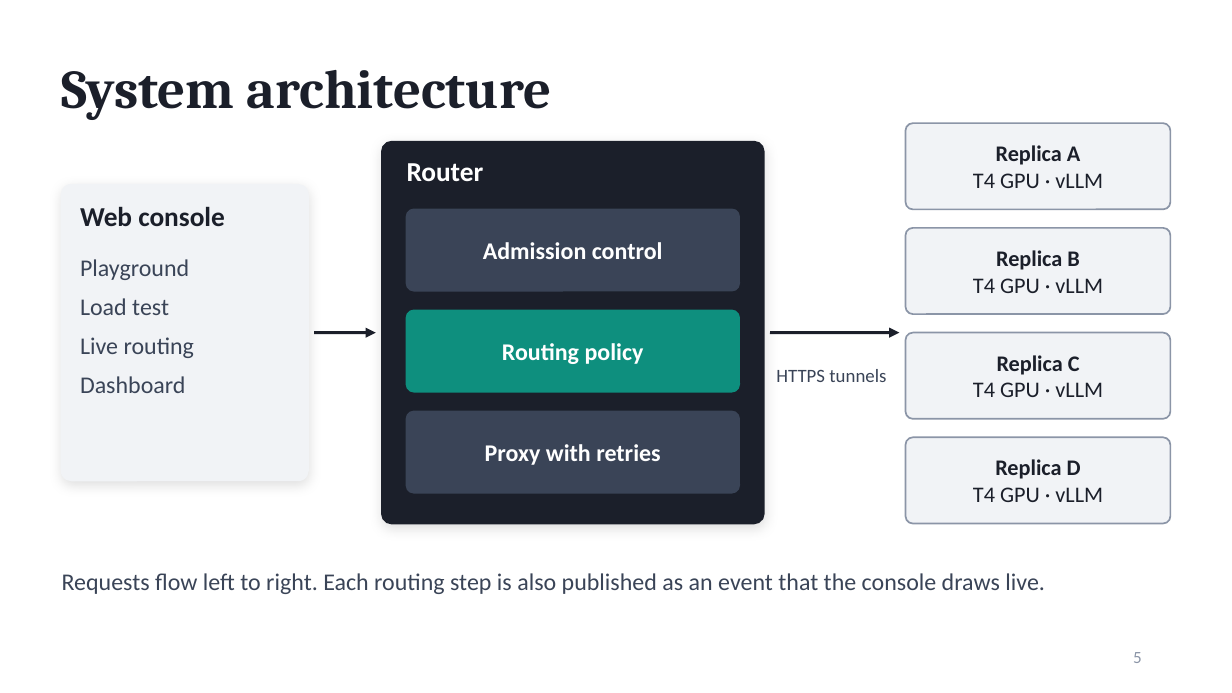
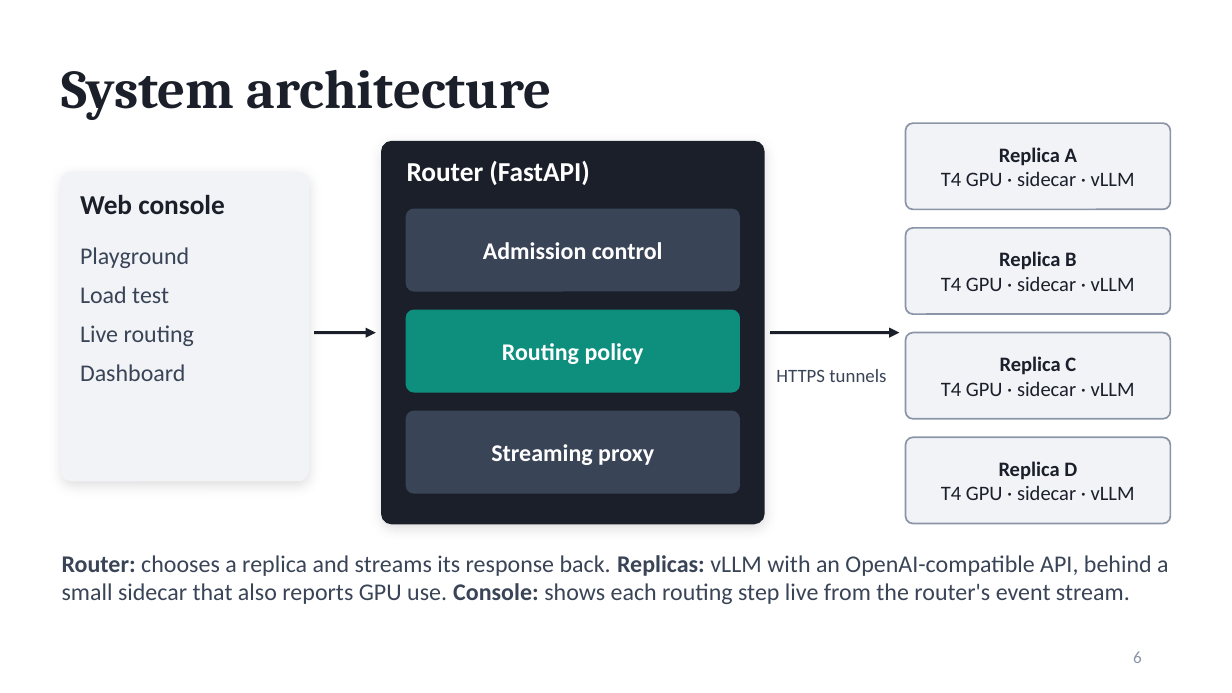
Before and after one commit to Akshataram/distrouter, a slide deck: slide 6 of docs/presentation/SwiftServe_Presentation.pptx (slide 5 before the commit). Drawn at 1232x693 pixels with LibreOffice and Linux fonts; fonts in the diff are those of the drawing. Boxes give left, top, right and bottom in pixels: in the first picture for what was removed or moved away, otherwise in the second. Text is boxed around its words. In the diff, an @@ line names an element or a change of style, - is before the commit and + after.

```diff
--- a/docs/presentation/SwiftServe_Presentation.pptx
+++ b/docs/presentation/SwiftServe_Presentation.pptx
@@ text at [999, 147, 1077, 166]: size 13 to 12 pt in "Replica A" @@
@@ rounded rectangle: place and size @@
-rounded rectangle at [62, 185, 308, 480]
+rounded rectangle at [62, 172, 308, 480]
@@ text at [407, 161, 590, 185]: text changed @@
-Router
+Router (FastAPI)
@@ text at [941, 171, 1135, 186]: text changed; size 13 to 12 pt @@
-T4 GPU · vLLM
+T4 GPU · sidecar · vLLM
@@ text "Web console": place and size @@
-text "Web console" at [80, 206, 225, 226]
+text "Web console" at [80, 194, 225, 214]
@@ text "Playground": place and size @@
-text "Playground" at [80, 259, 194, 393]
+text "Playground" at [80, 247, 194, 381]
@@ text at [999, 251, 1076, 270]: size 13 to 12 pt in "Replica B" @@
@@ text at [941, 276, 1135, 291]: text changed; size 13 to 12 pt @@
-T4 GPU · vLLM
+T4 GPU · sidecar · vLLM
@@ text at [1000, 356, 1076, 375]: size 13 to 12 pt in "Replica C" @@
@@ text at [941, 381, 1135, 396]: text changed; size 13 to 12 pt @@
-T4 GPU · vLLM
+T4 GPU · sidecar · vLLM
@@ text at [491, 444, 654, 465]: text changed @@
-Proxy with retries
+Streaming proxy
@@ text at [999, 461, 1077, 480]: size 13 to 12 pt in "Replica D" @@
@@ text at [941, 485, 1135, 500]: text changed; size 13 to 12 pt @@
-T4 GPU · vLLM
+T4 GPU · sidecar · vLLM
@@ text at [62, 555, 1168, 604]: text changed @@
-Requests flow left to right. Each routing step is also published as an event that the console draws live.
+Router: chooses a replica and streams its response back. Replicas: vLLM with an OpenAI-compatible API, behind a small sidecar that also reports GPU use. Console: shows each routing step live from the router's event stream.
@@ page number at [1133, 651, 1142, 663]: text changed @@
-5
+6
```
Also in this commit, not shown: 10 other slides changed, 5 slides added, 1 slide removed, 4 other files.
